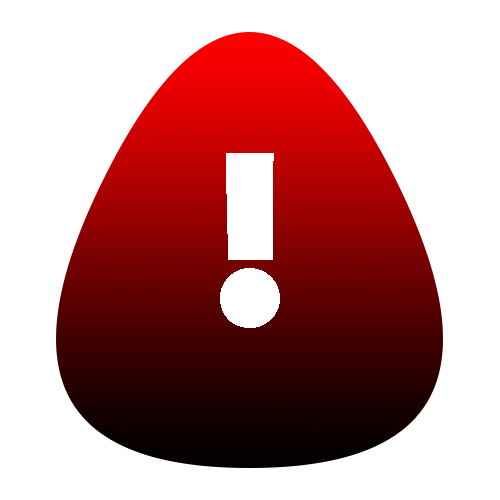
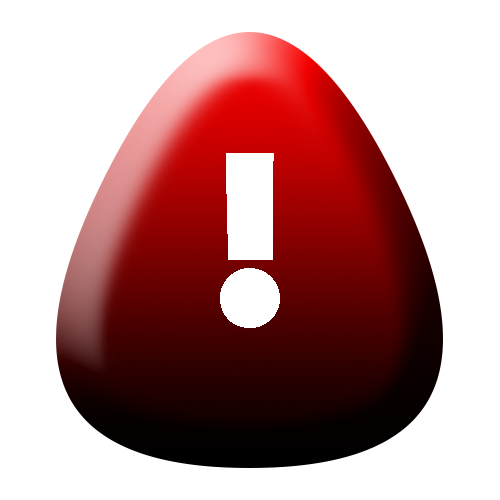
The second 500x500 image is a revision of the first. Changes to its layers:
painted on "Polygon 1" over [56, 32, 443, 458]
